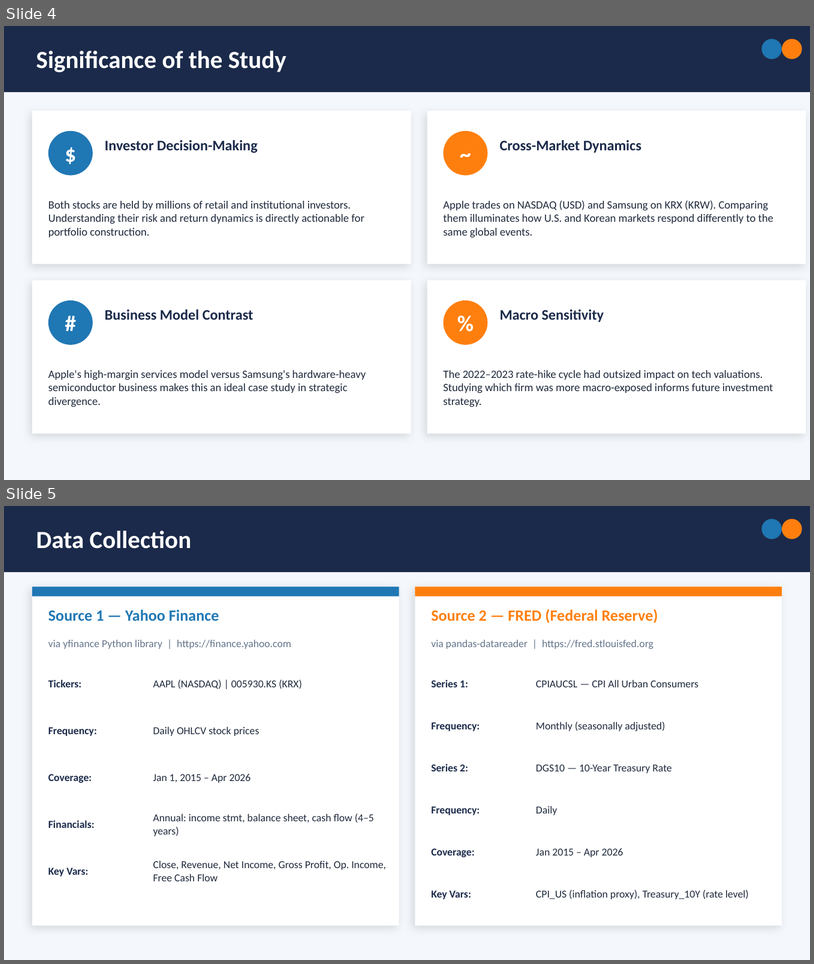
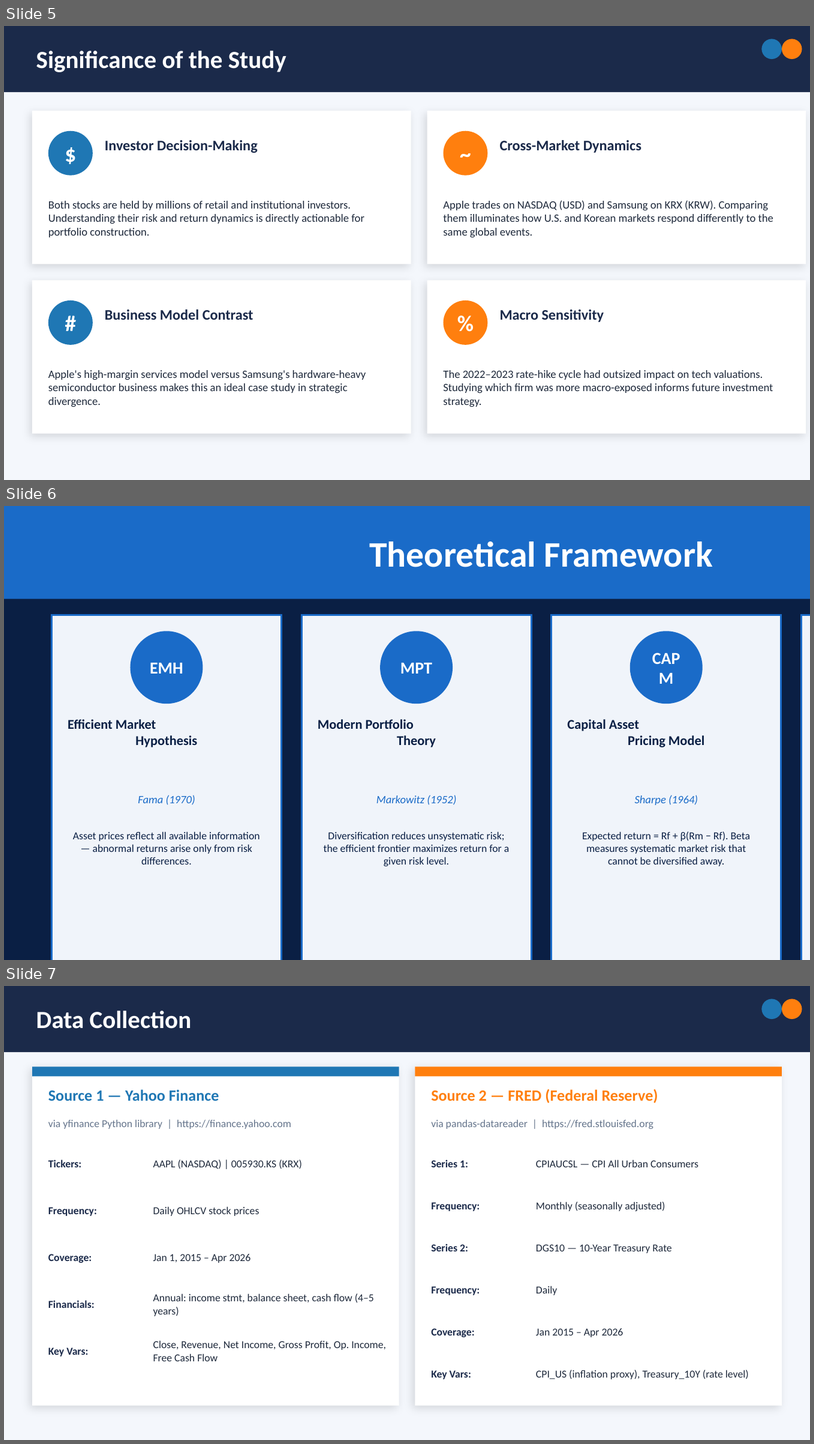
Before and after one commit to darrsshill/Apple-vs-samsung---competitive-Financial-Market-analysis, a slide deck: presentation/Apple_vs_Samsung_Presentation.pptx. Shown one above the other, each under a label of ours: slides 4 and 5 before the commit, slides 5, 6 and 7 after it. The pictures are 814x964 and 814x1444 pixels, drawn with LibreOffice and Linux fonts; fonts in the diff are those of the drawing. Boxes give left, top, right and bottom in pixels: in the first picture for what was removed or moved away, otherwise in the second. Text is boxed around its words. In the diff, an @@ line names an element or a change of style, - is before the commit and + after.

```diff
--- a/presentation/Apple_vs_Samsung_Presentation.pptx
+++ b/presentation/Apple_vs_Samsung_Presentation.pptx
@@ slide 6 added at (4,506,810,960), background #0A1F44 @@
@@ rectangle added at (4,506,810,599), fill #1A6BC8, 32 pt, text #FFFFFF, bold @@
+Theoretical Framework
@@ rectangle added at (51,615,281,960), fill #F0F4FA, outline #1A6BC8 1.5 pt @@
@@ ellipse added at (131,631,203,703), fill #1A6BC8, 15 pt, text #FFFFFF, bold @@
+EMH
@@ rectangle added at (302,615,531,960), fill #F0F4FA, outline #1A6BC8 1.5 pt @@
@@ ellipse added at (381,631,453,703), fill #1A6BC8, 15 pt, text #FFFFFF, bold @@
+MPT
@@ rectangle added at (552,615,782,960), fill #F0F4FA, outline #1A6BC8 1.5 pt @@
@@ ellipse added at (630,631,703,703), fill #1A6BC8, 15 pt, text #FFFFFF, bold @@
+CAPM
@@ rectangle added at (801,615,810,960), fill #F0F4FA, outline #1A6BC8 1.5 pt @@
@@ text added at (68,719,197,747), 12 pt, text #0A1F44, bold @@
+Efficient Market
+Hypothesis
@@ text added at (318,719,436,747), 12 pt, text #0A1F44, bold @@
+Modern Portfolio
+Theory
@@ text added at (567,719,705,747), 12 pt, text #0A1F44, bold @@
+Capital Asset
+Pricing Model
@@ text added at (138,795,195,805), 10 pt, text #1A6BC8, italic @@
+Fama (1970)
@@ text added at (377,795,456,805), 10 pt, text #1A6BC8, italic @@
+Markowitz (1952)
@@ text added at (635,795,698,805), 10 pt, text #1A6BC8, italic @@
+Sharpe (1964)
@@ text added at (73,831,260,864), 9.5 pt, text #0A1F44 @@
+Asset prices reflect all available information — abnormal returns arise only from risk differences.
@@ text added at (324,831,509,866), 9.5 pt, text #0A1F44 @@
+Diversification reduces unsystematic risk; the efficient frontier maximizes return for a given risk level.
@@ text added at (582,831,750,866), 9.5 pt, text #0A1F44 @@
+Expected return = Rf + β(Rm − Rf). Beta measures systematic market risk that cannot be diversified away.
@@ what was slide 4 is now slide 5 @@
@@ what was slide 5 is now slide 7 @@
```
Also in this commit, not shown: 2 slides changed, 1 other slide added, 1 slide removed, 1 other file.
